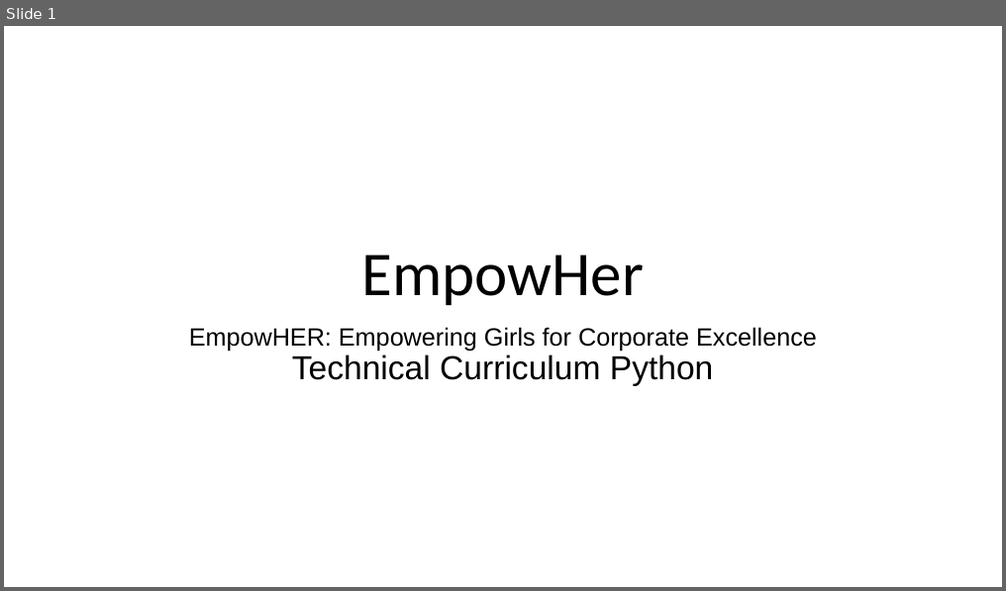
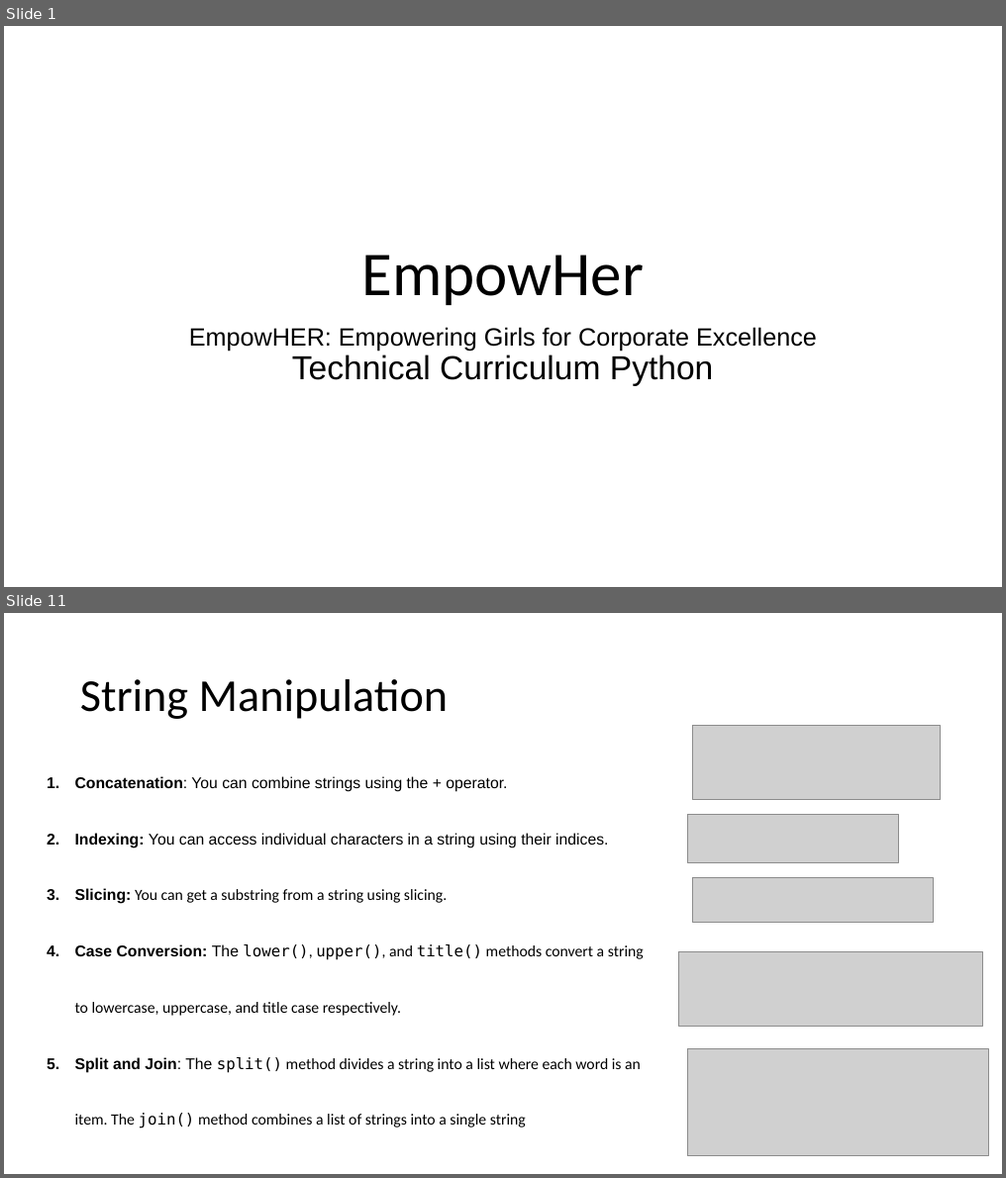
Before and after one commit to spoorthiempowher/Empowher-Curriculum, a slide deck: Python/EmpowHer - Python Curriculum.pptx. Shown one above the other, each under a label of ours: slide 1 before the commit, slides 1 and 11 after it; the slides between them are not shown. The pictures are 1006x591 and 1006x1178 pixels, drawn with LibreOffice and Linux fonts; fonts in the diff are those of the drawing; grey boxes stand for pictures. Boxes give left, top, right and bottom in pixels: in the first picture for what was removed or moved away, otherwise in the second. Text is boxed around its words. In the diff, an @@ line names an element or a change of style, - is before the commit and + after.

```diff
--- a/Python/EmpowHer - Python Curriculum.pptx
+++ b/Python/EmpowHer - Python Curriculum.pptx
@@ slide 11 added at (4,613,1002,1174), background #FFFFFF @@
@@ title added at (80,679,449,719), 44 pt, text #000000 @@
+String Manipulation
@@ picture added at (693,726,941,800) @@
@@ text added at (75,776,644,1129), 15 pt, text #000000 @@
+1. Concatenation: You can combine strings using the + operator.
+2. Indexing: You can access individual characters in a string using their indices.
+3. Slicing: You can get a substring from a string using slicing.
+4. Case Conversion: The lower(), upper(), and title() methods convert a string to lowercase, uppercase, and title case respectively.
+5. Split and Join: The split() method divides a string into a list where each word is an item. The join() method combines a list of strings into a single string
@@ picture added at (687,814,898,863) @@
@@ picture added at (693,878,934,922) @@
@@ picture added at (679,953,983,1027) @@
@@ picture added at (687,1049,988,1157) @@
```
Also in this commit, not shown: 1 slide changed, 29 other slides added.
